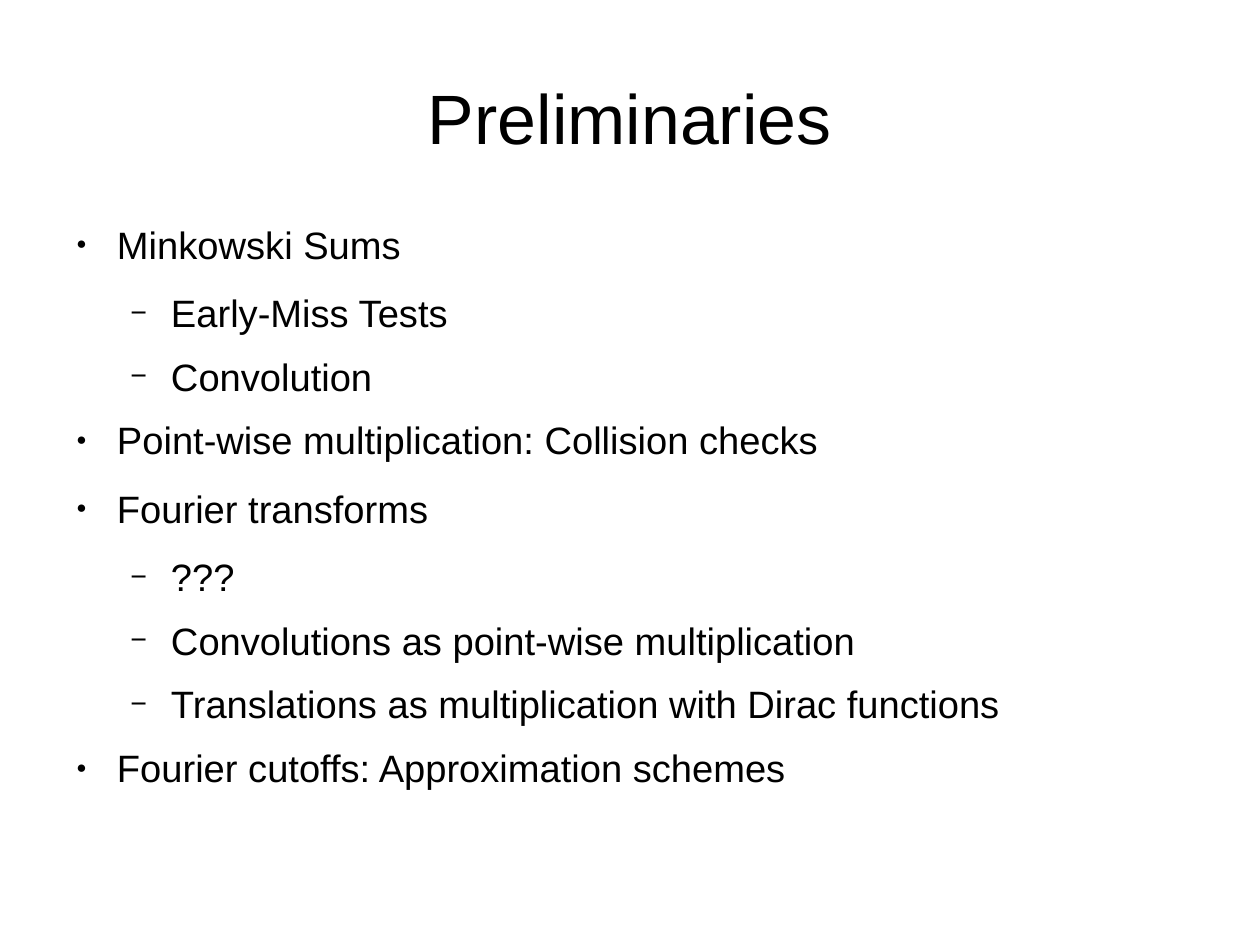
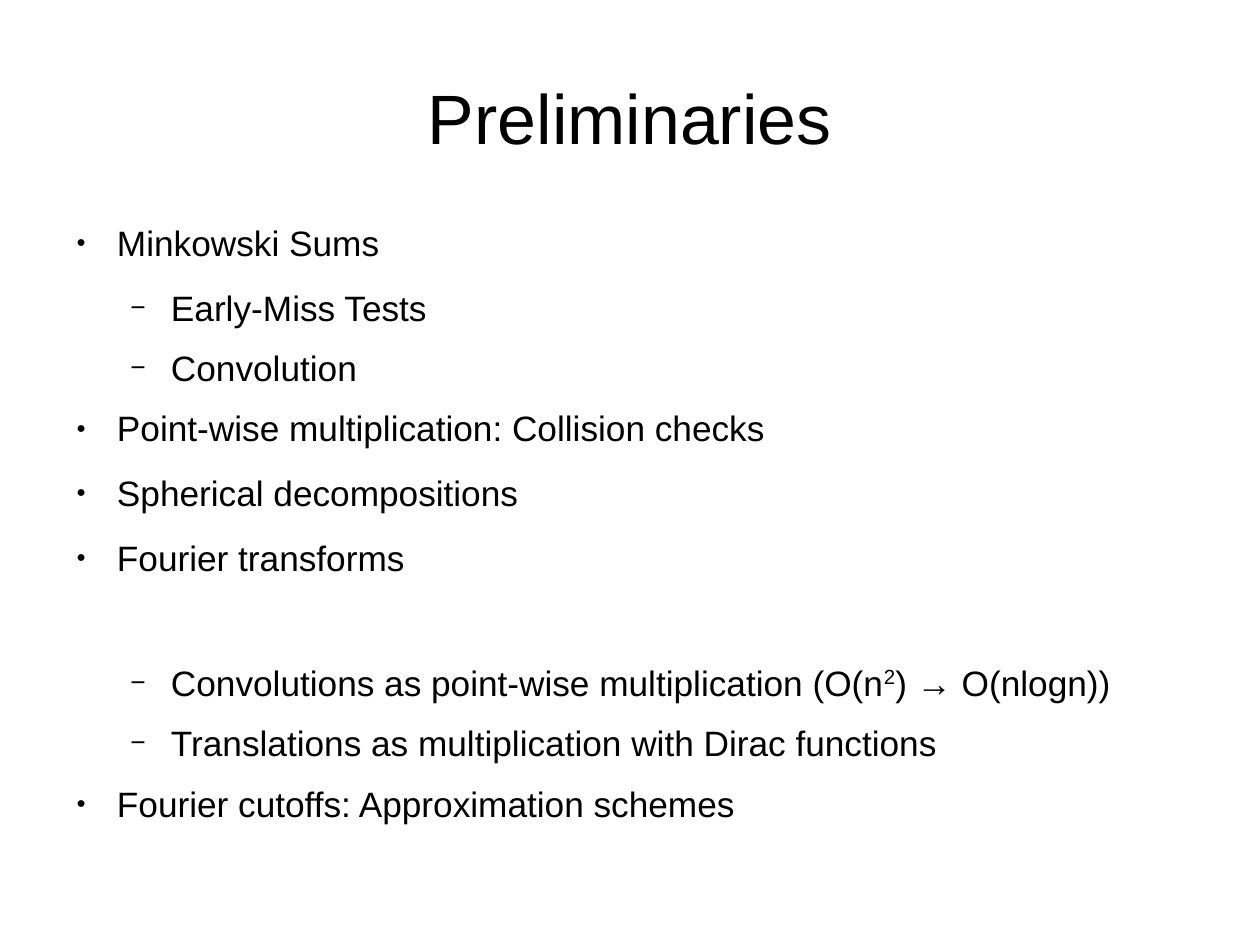
Before and after one commit to cerdogan/minkowski, a slide deck: slide 4 of presentation/slides.odp (slide 3 before the commit). Drawn at 1260x945 pixels with LibreOffice and Linux fonts; fonts in the diff are those of the drawing. Boxes give left, top, right and bottom in pixels: in the first picture for what was removed or moved away, otherwise in the second. Text is boxed around its words. In the diff, an @@ line names an element or a change of style, - is before the commit and + after.

```diff
--- a/presentation/slides.odp
+++ b/presentation/slides.odp
@@ text at [117, 230, 937, 823]: size 24 to 22.2 pt in "Minkowski Sums", "Early-Miss Tests", "Convolution", "Point-wise multiplication: Collision checks" and 3 more places @@
@@ text at [117, 480, 518, 513]: paragraph added @@
+● Spherical decompositions
@@ text at [171, 670, 1111, 703]: text changed; size 24 to 22.2 pt @@
-  − ???
-  − Convolutions as point-wise multiplication
+  − Convolutions as point-wise multiplication (O(n2) → O(nlogn))
```
Also in this commit, not shown: 1 slide added, 7 other files.
